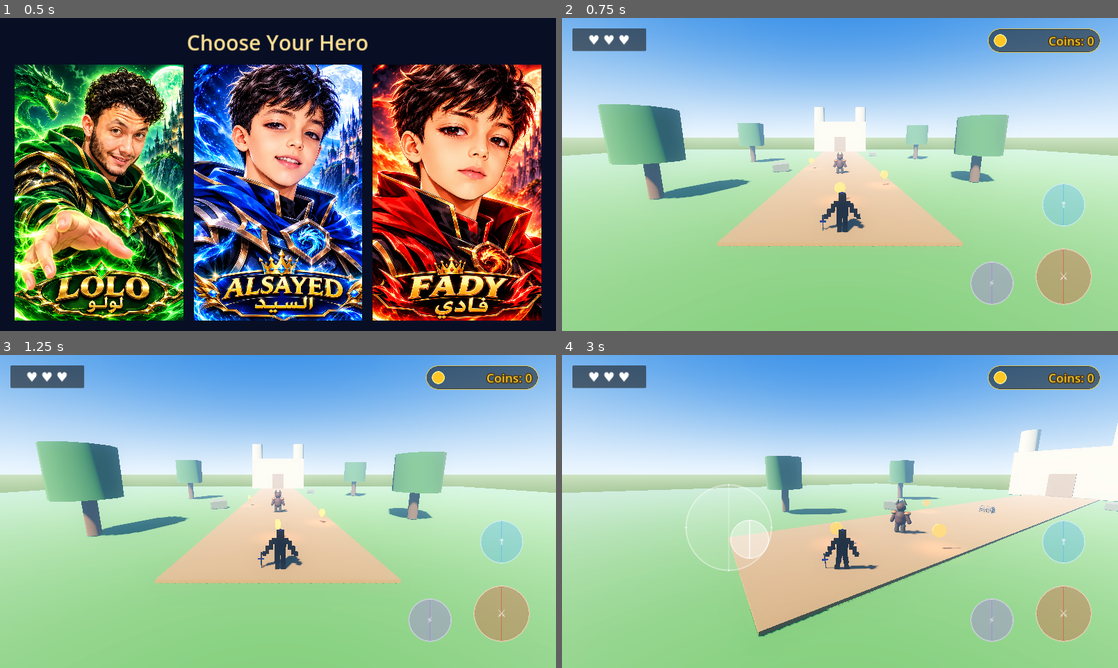
Above: before the commit, frames 1-4 (two rows, left to right).
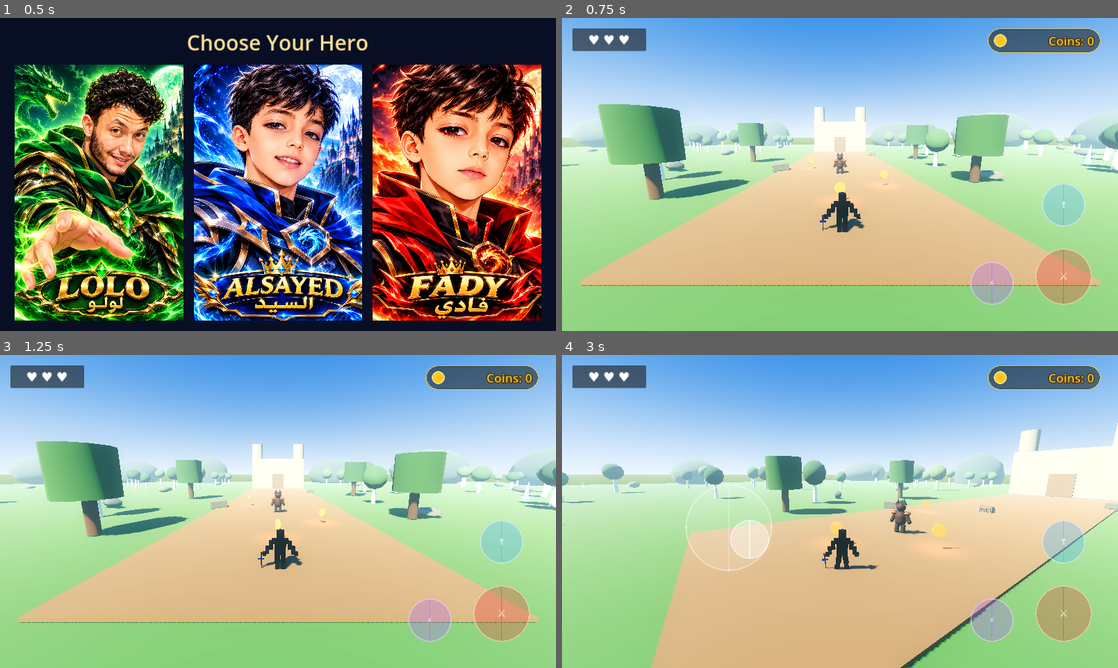
Above: after the commit, the same moments.

Repository: lolofadywaleed-hash/LostTreasureKingdom-Final
Game: Godot game, scene res://scenes/character_select.tscn
The game is run twice, just before and just after one commit, with the same random seed, the same clock (stepped at 60 frames per second) and the same inputs.
Inputs (mouse positions are in pixels of both pictures, inside the frame that each line leads up to):
- Up to frame 1 (0.5 s): no input
- Up to frame 2 (0.75 s): click (662, 193) at 0.5 s
- Up to frame 3 (1.25 s): no input
- Up to frame 4 (3 s): click "↑" at 1.25 s; move the mouse to (962, 495) at 2.02 s; hold D (move_right) 2.03-2.75 s; click (962, 495) at 2.17 s; tap Space (jump) at 2.27 s; drag from (728, 527) to (812, 574) at 2.77 s

Frame 1 is identical in both runs. In frame 2, 21% of the frame differs, in the area x 0-100%, y 28-86%; in frame 3, 21%; in frame 4, 24%, in the area x 0-100%, y 32-100%.

Commit message:
Expand starter region and add optimized anime-fantasy world scenery

Diff:
--- a/scenes/main.tscn
+++ b/scenes/main.tscn
@@ -9,6 +9,7 @@
 [ext_resource type="Script" path="res://scripts/player_health.gd" id="7_health"]
 [ext_resource type="Script" path="res://scripts/attack.gd" id="8_attack"]
 [ext_resource type="Script" path="res://scripts/enemy.gd" id="9_enemy"]
+[ext_resource type="Script" path="res://scripts/visual_world.gd" id="10_visual_world"]
 
 [sub_resource type="ProceduralSkyMaterial" id="ProceduralSkyMaterial"]
 sky_top_color = Color(0.11, 0.34, 0.68, 1)
@@ -32,8 +33,8 @@
 glow_intensity = 0.8
 glow_bloom = 0.2
 fog_enabled = true
-fog_light_color = Color(0.48, 0.62, 0.78, 1)
-fog_density = 0.01
+fog_light_color = Color(0.55, 0.72, 0.79, 1)
+fog_density = 0.006
 ssao_enabled = false
 
 [sub_resource type="StandardMaterial3D" id="GrassMaterial"]
@@ -65,10 +66,10 @@
 height = 1.8
 
 [sub_resource type="BoxShape3D" id="WallShapeX"]
-size = Vector3(122, 20, 2)
+size = Vector3(222, 20, 2)
 
 [sub_resource type="BoxShape3D" id="WallShapeZ"]
-size = Vector3(2, 20, 100)
+size = Vector3(2, 20, 182)
 
 [sub_resource type="BoxShape3D" id="CastleShape"]
 size = Vector3(15, 12, 5.6)
@@ -83,6 +84,9 @@
 
 [node name="WorldEnvironment" type="WorldEnvironment" parent="."]
 environment = SubResource("Environment")
+
+[node name="VisualWorld" type="Node3D" parent="."]
+script = ExtResource("10_visual_world")
 
 [node name="DirectionalLight3D" type="DirectionalLight3D" parent="."]
 rotation = Vector3(-0.82, -0.48, 0)
@@ -97,12 +101,12 @@
 [node name="GrassFloor" type="CSGBox3D" parent="."]
 position = Vector3(0, -0.55, 0)
 use_collision = true
-size = Vector3(120, 1, 100)
+size = Vector3(220, 1, 180)
 material = SubResource("GrassMaterial")
 
 [node name="Path" type="CSGBox3D" parent="."]
-position = Vector3(0, 0.035, -17)
-size = Vector3(9, 0.12, 60)
+position = Vector3(0, 0.035, -35)
+size = Vector3(14, 0.12, 100)
 material = SubResource("PathMaterial")
 
 [node name="Castle" type="Node3D" parent="."]
@@ -141,25 +145,25 @@
 [node name="Boundary" type="Node3D" parent="."]
 
 [node name="WallNorth" type="StaticBody3D" parent="Boundary"]
-position = Vector3(0, 10, -50.5)
+position = Vector3(0, 10, -90.5)
 
 [node name="CollisionShape3D" type="CollisionShape3D" parent="Boundary/WallNorth"]
 shape = SubResource("WallShapeX")
 
 [node name="WallSouth" type="StaticBody3D" parent="Boundary"]
-position = Vector3(0, 10, 50.5)
+position = Vector3(0, 10, 90.5)
 
 [node name="CollisionShape3D" type="CollisionShape3D" parent="Boundary/WallSouth"]
 shape = SubResource("WallShapeX")
 
 [node name="WallEast" type="StaticBody3D" parent="Boundary"]
-position = Vector3(60.5, 10, 0)
+position = Vector3(110.5, 10, 0)
 
 [node name="CollisionShape3D" type="CollisionShape3D" parent="Boundary/WallEast"]
 shape = SubResource("WallShapeZ")
 
 [node name="WallWest" type="StaticBody3D" parent="Boundary"]
-position = Vector3(-60.5, 10, 0)
+position = Vector3(-110.5, 10, 0)
 
 [node name="CollisionShape3D" type="CollisionShape3D" parent="Boundary/WallWest"]
 shape = SubResource("WallShapeZ")
Not shown: 1 places in scenes/main.tscn that only renumber resources
